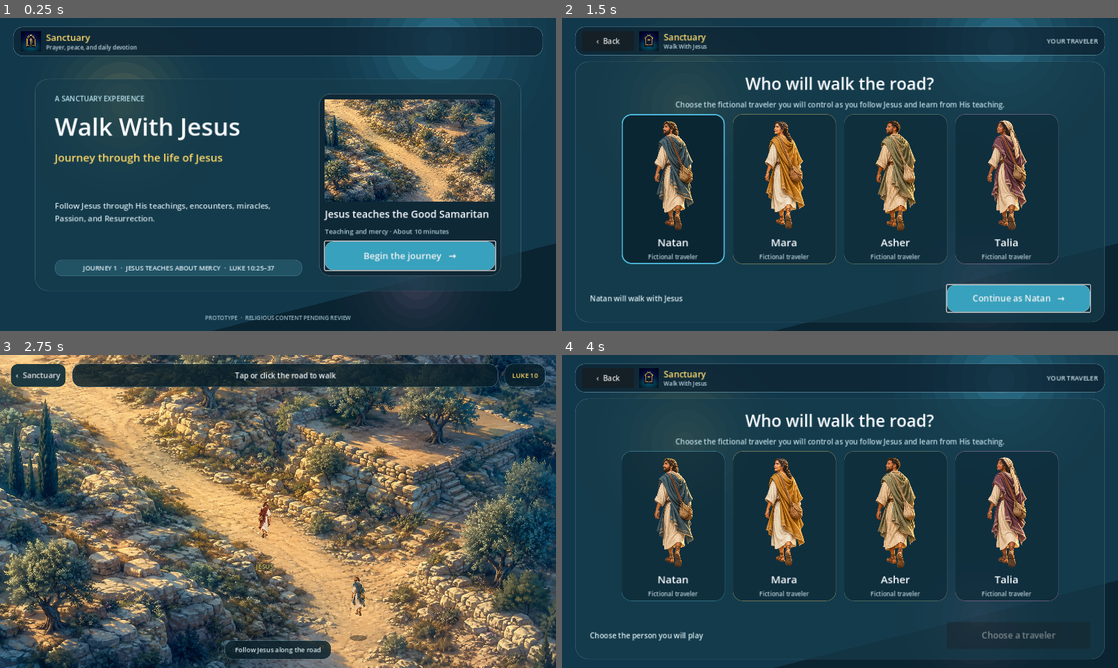
Above: before the commit, frames 1-4 (two rows, left to right).
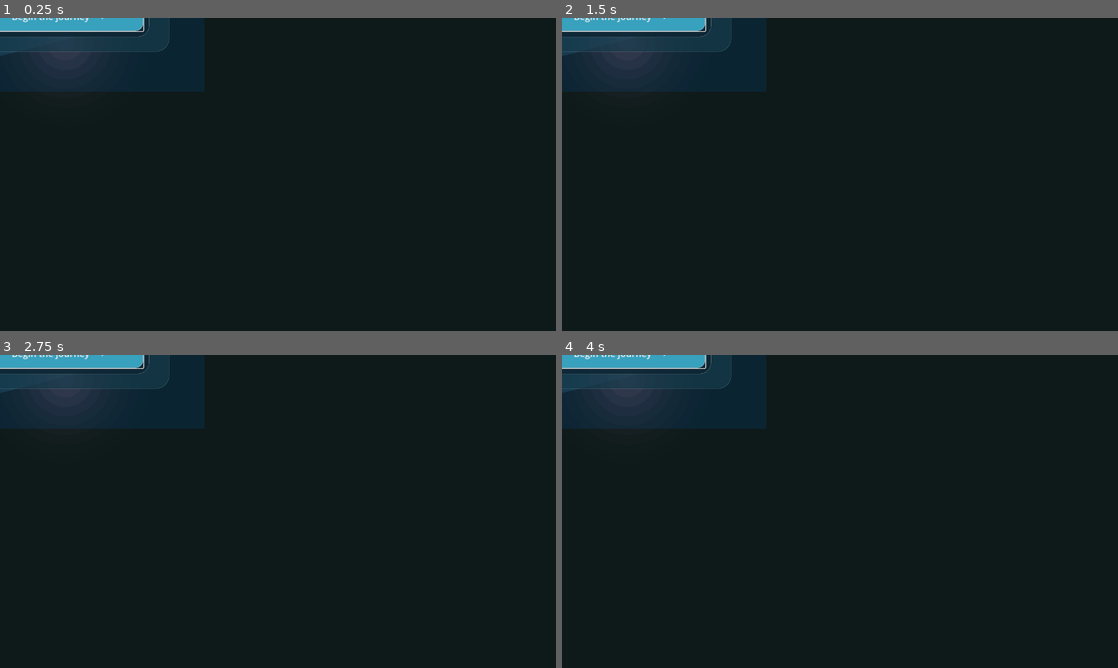
Above: after the commit, the same moments.

Repository: pa-mi-su/walk-with-jesus
Game: Godot game, scene res://scenes/app/main.tscn
Two runs of this game, one before a commit and one after it. Both use one fixed random seed, a clock stepped at 60 frames per second and the inputs below.
Inputs (mouse positions are in pixels of both pictures, inside the frame that each line leads up to):
- Up to frame 1 (0.25 s): no input
- Up to frame 2 (1.5 s): click (973, 255) at 0.5 s, where only the run before the commit has a clickable "Begin the journey →"; click (673, 190) at 1.27 s
- Up to frame 3 (2.75 s): click (455, 636) at 2 s, where only the run before the commit has a clickable "Continue as Natan →"
- Up to frame 4 (4 s): click (600, 376) at 2.75 s, where only the run before the commit has a clickable "‹ Sanctuary"; click (973, 592) at 3.5 s, where only the run before the commit has a clickable "Begin the journey →"

The runs differ from the first frame. In frame 1, 92% of the frame differs, in the area x 0-100%, y 0-100%; in frame 2, 94%; in frame 3, 91%; in frame 4, 94%.

Commit message:
Add scrolling journey and walking motion

Diff:
--- /dev/null
+++ b/assets/shaders/walking_cycle.gdshader
@@ -0,0 +1,15 @@
+shader_type canvas_item;
+render_mode unshaded;
+
+uniform float walk_phase = 0.0;
+uniform float walk_amount : hint_range(0.0, 1.0) = 0.0;
+
+void vertex() {
+	// The source figures are full-body cutouts. Move the left and right lower halves
+	// in opposite directions to produce a readable alternating stride.
+	float lower_body = smoothstep(0.58, 0.98, UV.y);
+	float leg_side = UV.x < 0.5 ? 1.0 : -1.0;
+	float stride = sin(walk_phase) * leg_side * walk_amount;
+	VERTEX.x += stride * lower_body * 34.0;
+	VERTEX.y -= abs(cos(walk_phase)) * lower_body * walk_amount * 5.0;
+}
--- a/scenes/characters/jesus_guide.tscn
+++ b/scenes/characters/jesus_guide.tscn
@@ -1,7 +1,12 @@
-[gd_scene load_steps=4 format=3]
+[gd_scene load_steps=6 format=3]
 
 [ext_resource type="Script" path="res://scripts/characters/jesus_guide.gd" id="1_guide"]
 [ext_resource type="Texture2D" path="res://assets/generated/jesus-guide.png" id="2_texture"]
+[ext_resource type="Shader" path="res://assets/shaders/walking_cycle.gdshader" id="3_walk_shader"]
+
+[sub_resource type="ShaderMaterial" id="ShaderMaterial_walk"]
+resource_local_to_scene = true
+shader = ExtResource("3_walk_shader")
 
 [sub_resource type="SystemFont" id="SystemFont_label"]
 font_names = PackedStringArray("Avenir Next", "SF Pro Display", "Segoe UI", "Arial")
@@ -13,6 +18,7 @@
 [node name="Sprite2D" type="Sprite2D" parent="."]
 position = Vector2(0, -88)
 scale = Vector2(-0.12, 0.12)
+material = SubResource("ShaderMaterial_walk")
 texture = ExtResource("2_texture")
 
 [node name="NameLabel" type="Label" parent="."]
--- a/scenes/characters/player.tscn
+++ b/scenes/characters/player.tscn
@@ -1,7 +1,12 @@
-[gd_scene load_steps=4 format=3]
+[gd_scene load_steps=6 format=3]
 
 [ext_resource type="Script" path="res://scripts/characters/player.gd" id="1_player"]
 [ext_resource type="Texture2D" path="res://assets/generated/traveler-standing.png" id="2_sprite"]
+[ext_resource type="Shader" path="res://assets/shaders/walking_cycle.gdshader" id="3_walk_shader"]
+
+[sub_resource type="ShaderMaterial" id="ShaderMaterial_walk"]
+resource_local_to_scene = true
+shader = ExtResource("3_walk_shader")
 
 [sub_resource type="CapsuleShape2D" id="CapsuleShape2D_player"]
 radius = 15.0
@@ -17,6 +22,7 @@
 
 [node name="Sprite2D" type="Sprite2D" parent="."]
 position = Vector2(0, -88)
+material = SubResource("ShaderMaterial_walk")
 texture = ExtResource("2_sprite")
 scale = Vector2(0.12, 0.12)
 
--- a/scenes/world/test_world.tscn
+++ b/scenes/world/test_world.tscn
@@ -57,19 +57,30 @@
 script = ExtResource("1_world")
 
 [node name="RoadBackground" type="Sprite2D" parent="."]
-position = Vector2(640, 360)
-scale = Vector2(0.766, 0.766)
+position = Vector2(1128.5, 635.2)
+scale = Vector2(1.35, 1.35)
 texture = ExtResource("3_background")
+
+[node name="JourneyCamera" type="Camera2D" parent="."]
+unique_name_in_owner = true
+position = Vector2(1450, 1145)
+position_smoothing_enabled = true
+position_smoothing_speed = 4.5
+limit_left = 0
+limit_top = 0
+limit_right = 2257
+limit_bottom = 1270
 
 [node name="WorldContent" type="Node2D" parent="."]
 
 [node name="NavigationRegion2D" type="NavigationRegion2D" parent="WorldContent"]
 
 [node name="Player" parent="WorldContent" instance=ExtResource("2_player")]
-position = Vector2(825, 650)
+position = Vector2(1450, 1145)
+movement_bounds = Rect2(90, 70, 1510, 1125)
 
 [node name="JesusGuide" parent="WorldContent" instance=ExtResource("5_guide")]
-position = Vector2(610, 465)
+position = Vector2(1310, 1030)
 
 [node name="DestinationMarker" type="Node2D" parent="WorldContent"]
 z_index = 5
--- a/scripts/characters/jesus_guide.gd
+++ b/scripts/characters/jesus_guide.gd
@@ -4,10 +4,12 @@
 signal route_completed
 
 @export var route_points := PackedVector2Array([
-	Vector2(610.0, 465.0),
-	Vector2(505.0, 365.0),
-	Vector2(390.0, 265.0),
-	Vector2(275.0, 165.0),
+	Vector2(1310.0, 1030.0),
+	Vector2(1120.0, 875.0),
+	Vector2(915.0, 710.0),
+	Vector2(705.0, 535.0),
+	Vector2(500.0, 360.0),
+	Vector2(300.0, 175.0),
 ])
 @export var follower_trigger_distance := 120.0
 @export var walking_speed := 92.0
@@ -19,9 +21,14 @@
 var _moving := false
 var _completed := false
 var _movement_tween: Tween
+var _walk_phase := 0.0
+var _walk_amount := 0.0
 
 
-func _process(_delta: float) -> void:
+func _process(delta: float) -> void:
+	_update_walk_animation(delta, _moving)
+	if _moving:
+		_update_visual_scale()
 	if _follower == null or _moving or _completed:
 		return
 	if global_position.distance_to(_follower.global_position) <= follower_trigger_distance:
@@ -51,6 +58,10 @@
 	return _route_index
 
 
+func get_walk_amount() -> float:
+	return _walk_amount
+
+
 func _advance_to_next_stop() -> void:
 	if _route_index >= route_points.size() - 1:
 		_completed = true
@@ -75,11 +86,25 @@
 
 
 func _update_visual_scale() -> void:
-	var depth := clampf((position.y - 40.0) / 650.0, 0.0, 1.0)
+	var depth := clampf((position.y - 70.0) / 1130.0, 0.0, 1.0)
 	var scale_factor := 0.12 * lerpf(0.72, 1.05, depth)
 	var horizontal_sign := signf(sprite.scale.x) if not is_zero_approx(sprite.scale.x) else 1.0
 	sprite.scale = Vector2(horizontal_sign * scale_factor, scale_factor)
-	sprite.position.y = -768.0 * scale_factor
+	if _walk_amount <= 0.01:
+		sprite.position.y = -768.0 * scale_factor
+
+
+func _update_walk_animation(delta: float, is_walking: bool) -> void:
+	_walk_amount = move_toward(_walk_amount, 1.0 if is_walking else 0.0, delta * 8.0)
+	if is_walking:
+		_walk_phase = fmod(_walk_phase + delta * 9.5, TAU)
+	var material := sprite.material as ShaderMaterial
+	if material != null:
+		material.set_shader_parameter("walk_phase", _walk_phase)
+		material.set_shader_parameter("walk_amount", _walk_amount)
+	var base_y := -768.0 * absf(sprite.scale.y)
+	sprite.position.y = base_y - absf(sin(_walk_phase)) * 3.0 * _walk_amount
+	sprite.rotation = sin(_walk_phase) * 0.012 * _walk_amount
 
 
 func _draw() -> void:
--- a/scripts/characters/player.gd
+++ b/scripts/characters/player.gd
@@ -12,6 +12,8 @@
 
 var _walking_to_target := false
 var _facing := Vector2.UP
+var _walk_phase := 0.0
+var _walk_amount := 0.0
 
 
 func _ready() -> void:
@@ -66,6 +68,11 @@
 		clampf(position.y, movement_bounds.position.y, movement_bounds.end.y)
 	)
 	_update_visual()
+	_update_walk_animation(_delta, velocity.length_squared() > 0.01)
+
+
+func get_walk_amount() -> float:
+	return _walk_amount
 
 
 func _update_visual() -> void:
@@ -80,6 +87,19 @@
 	queue_redraw()
 
 
+func _update_walk_animation(delta: float, is_walking: bool) -> void:
+	_walk_amount = move_toward(_walk_amount, 1.0 if is_walking else 0.0, delta * 8.0)
+	if is_walking:
+		_walk_phase = fmod(_walk_phase + delta * 10.0, TAU)
+	var material := sprite.material as ShaderMaterial
+	if material != null:
+		material.set_shader_parameter("walk_phase", _walk_phase)
+		material.set_shader_parameter("walk_amount", _walk_amount)
+	var base_y := -768.0 * absf(sprite.scale.y)
+	sprite.position.y = base_y - absf(sin(_walk_phase)) * 3.0 * _walk_amount
+	sprite.rotation = sin(_walk_phase) * 0.012 * _walk_amount
+
+
 func _draw() -> void:
 	var depth := clampf((position.y - movement_bounds.position.y) / movement_bounds.size.y, 0.0, 1.0)
 	var shadow_radius := lerpf(12.0, 20.0, depth)
--- a/scripts/world/test_world.gd
+++ b/scripts/world/test_world.gd
@@ -3,6 +3,7 @@
 signal return_to_title_requested
 
 @onready var road_background: Sprite2D = $RoadBackground
+@onready var journey_camera: Camera2D = %JourneyCamera
 @onready var world_content: Node2D = $WorldContent
 @onready var navigation_region: NavigationRegion2D = $WorldContent/NavigationRegion2D
 @onready var player: TravelerPlayer = $WorldContent/Player
@@ -15,6 +16,13 @@
 @onready var destination_marker: Node2D = $WorldContent/DestinationMarker
 
 var _session_active := false
+
+
+func _process(delta: float) -> void:
+	if not _session_active:
+		return
+	var lead_position := player.position.lerp(jesus_guide.position, 0.28)
+	journey_camera.position = journey_camera.position.lerp(lead_position, 1.0 - exp(-delta * 5.0))
 
 
 func _ready() -> void:
@@ -33,9 +41,11 @@
 func begin_session() -> void:
 	_session_active = true
 	interface.visible = true
-	player.position = Vector2(825.0, 650.0)
+	player.position = Vector2(1450.0, 1145.0)
 	player.stop()
 	jesus_guide.reset_with_follower(player)
+	journey_camera.position = player.position.lerp(jesus_guide.position, 0.28)
+	journey_camera.reset_smoothing()
 	journey_hint.text = "Follow Jesus along the road"
 	destination_marker.visible = false
 	queue_redraw()
@@ -93,18 +103,20 @@
 	# The polygon follows the visible road, so taps on scenery resolve to its nearest edge.
 	var polygon := NavigationPolygon.new()
 	polygon.vertices = PackedVector2Array([
-		Vector2(560.0, 690.0),
-		Vector2(500.0, 550.0),
-		Vector2(380.0, 400.0),
-		Vector2(245.0, 255.0),
-		Vector2(40.0, 105.0),
-		Vector2(40.0, 40.0),
-		Vector2(260.0, 40.0),
-		Vector2(430.0, 170.0),
-		Vector2(575.0, 305.0),
-		Vector2(710.0, 450.0),
-		Vector2(925.0, 650.0),
-		Vector2(965.0, 690.0),
+		Vector2(1260.0, 1225.0),
+		Vector2(1050.0, 1025.0),
+		Vector2(825.0, 835.0),
+		Vector2(610.0, 650.0),
+		Vector2(395.0, 455.0),
+		Vector2(165.0, 245.0),
+		Vector2(120.0, 75.0),
+		Vector2(395.0, 75.0),
+		Vector2(590.0, 270.0),
+		Vector2(790.0, 450.0),
+		Vector2(1010.0, 635.0),
+		Vector2(1230.0, 820.0),
+		Vector2(1575.0, 1110.0),
+		Vector2(1600.0, 1195.0),
 	])
 	polygon.add_polygon(PackedInt32Array(range(polygon.vertices.size())))
 	navigation_region.navigation_polygon = polygon
@@ -124,14 +136,9 @@
 
 
 func _update_world_layout() -> void:
-	if not is_node_ready() or road_background.texture == null:
-		return
-	var viewport_size := get_viewport_rect().size
-	var texture_size := road_background.texture.get_size()
-	var cover_scale := maxf(viewport_size.x / texture_size.x, viewport_size.y / texture_size.y)
-	road_background.position = viewport_size * 0.5
-	road_background.scale = Vector2.ONE * cover_scale
-	world_content.position = (viewport_size - Vector2(1280.0, 720.0)) * 0.5
+	# The camera, not the world, adapts to viewport changes so the road can continue
+	# beyond the opening screen on every landscape aspect ratio.
+	world_content.position = Vector2.ZERO
 
 
 func _draw() -> void:
--- a/tests/capture_previews.gd
+++ b/tests/capture_previews.gd
@@ -29,6 +29,12 @@
 	main.get_node("CharacterSelection").confirm_selection()
 	await _wait_for_render()
 	_save_viewport("movement-1280x720.png")
+	var desktop_world := main.get_node("TestWorld")
+	desktop_world._set_walk_target(desktop_world.player.position + Vector2(-360.0, -300.0))
+	for _frame in range(70):
+		await physics_frame
+	await _wait_for_render()
+	_save_viewport("journey-progress-1280x720.png")
 
 	main.get_node("TestWorld").return_to_title_requested.emit()
 	root.size = Vector2i(844, 390)
@@ -41,6 +47,12 @@
 	main.get_node("CharacterSelection").confirm_selection()
 	await _wait_for_render()
 	_save_viewport("movement-844x390.png")
+	var phone_world := main.get_node("TestWorld")
+	phone_world._set_walk_target(phone_world.player.position + Vector2(-300.0, -250.0))
+	for _frame in range(60):
+		await physics_frame
+	await _wait_for_render()
+	_save_viewport("journey-progress-844x390.png")
 	main.get_node("TestWorld").return_to_title_requested.emit()
 
 	root.size = Vector2i(1024, 768)
--- a/tests/run_tests.gd
+++ b/tests/run_tests.gd
@@ -89,6 +89,7 @@
 	await process_frame
 	await process_frame
 	_expect_equal(guide.get_route_index(), 1, "Jesus leads onward when the player catches up")
+	_expect_true(guide.get_walk_amount() > 0.0, "Jesus uses a visible walking cycle while leading")
 
 	main.queue_free()
 	await process_frame
@@ -108,10 +109,16 @@
 
 	var player := world.get_node("WorldContent/Player") as TravelerPlayer
 	var starting_position := player.global_position
-	world._set_walk_target(starting_position + Vector2(0.0, -100.0))
-	for _frame in range(45):
+	var camera := world.get_node("JourneyCamera") as Camera2D
+	var starting_camera_position := camera.position
+	var peak_walk_amount := 0.0
+	world._set_walk_target(starting_position + Vector2(-250.0, -220.0))
+	for _frame in range(100):
 		await physics_frame
-	_expect_true(player.global_position.distance_to(starting_position) > 20.0, "player follows a navigation target")
+		peak_walk_amount = maxf(peak_walk_amount, player.get_walk_amount())
+	_expect_true(player.global_position.distance_to(starting_position) > 200.0, "player travels beyond the opening screen area")
+	_expect_true(camera.position.distance_to(starting_camera_position) > 80.0, "camera follows the journey down the road")
+	_expect_true(peak_walk_amount > 0.5, "the selected traveler uses a visible walking cycle")
 
 	world.queue_free()
 	await process_frame
Not shown, added: assets/shaders/walking_cycle.gdshader.uid
Not shown, changed: README.md
Not shown, changed: docs/IMPLEMENTATION_PLAN.md
Not shown, changed: docs/MANUAL_TEST_CHECKLIST.md
